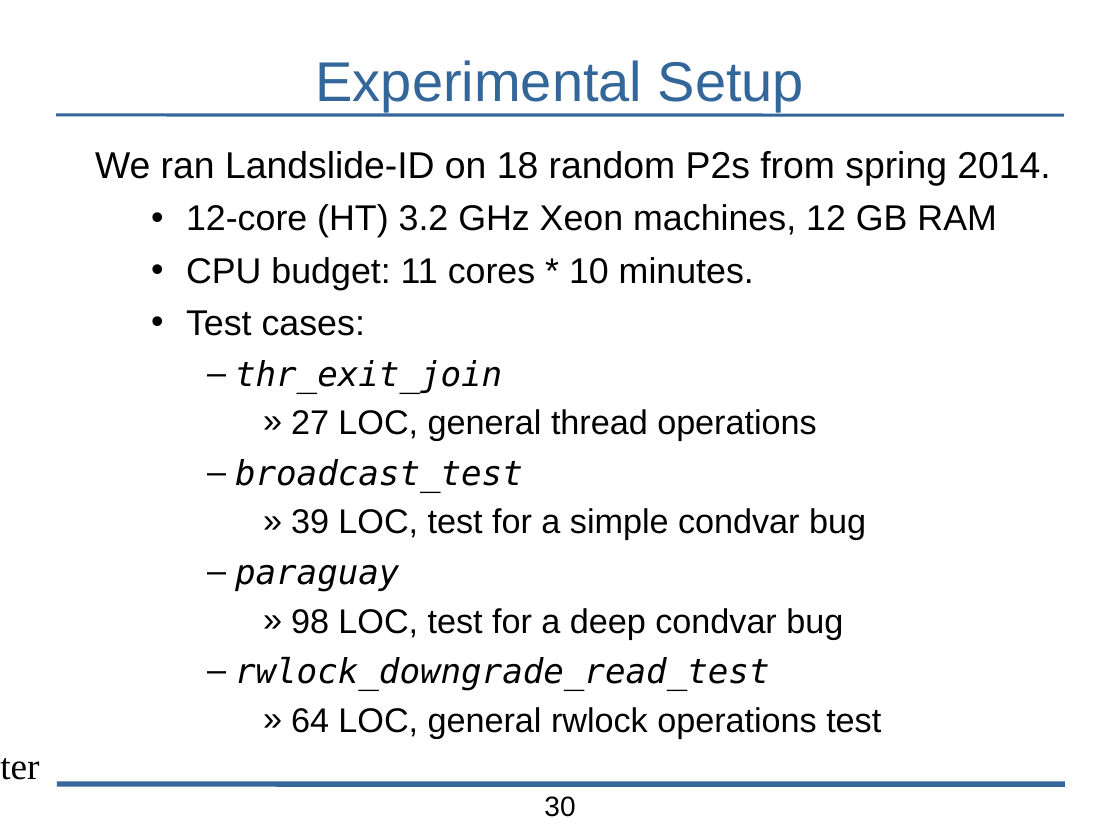
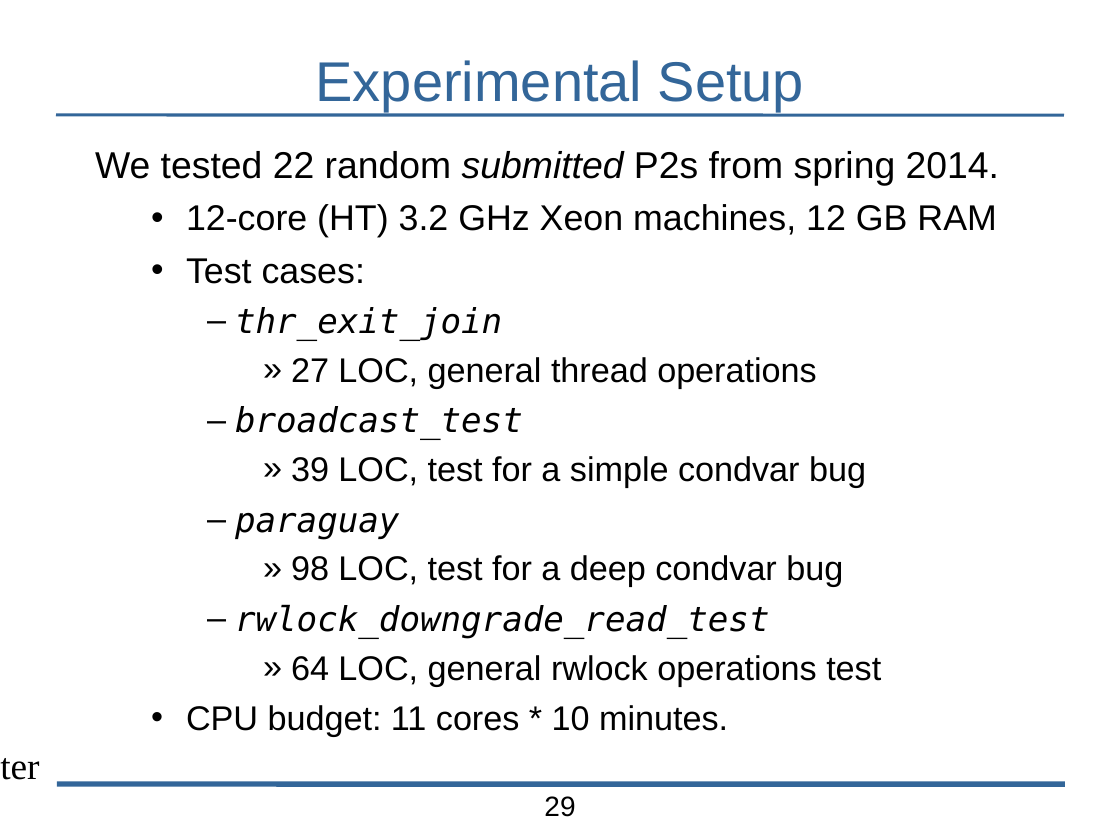
Before and after one commit to bblum/talks, a slide deck: slide 29 of pdl-retreat/2014/pdl-talk.odp (slide 30 before the commit). Drawn at 1120x840 pixels with LibreOffice and Linux fonts; fonts in the diff are those of the drawing; background and template pictures are left out. Boxes give left, top, right and bottom in pixels: in the first picture for what was removed or moved away, otherwise in the second. Text is boxed around its words. In the diff, an @@ line names an element or a change of style, - is before the commit and + after.

```diff
--- a/pdl-retreat/2014/pdl-talk.odp
+++ b/pdl-retreat/2014/pdl-talk.odp
@@ text at bbox=[95, 151, 999, 186]: text changed @@
-We ran Landslide-ID on 18 random P2s from spring 2014.
+We tested 22 random submitted P2s from spring 2014.
@@ text at bbox=[186, 257, 754, 290]: paragraph removed @@
-  • CPU budget: 11 cores * 10 minutes.
@@ text at bbox=[186, 705, 728, 737]: paragraph added @@
+  • CPU budget: 11 cores * 10 minutes.
@@ page number at bbox=[544, 796, 575, 817]: text changed @@
-30
+29
```
Also in this commit, not shown: 13 other slides changed, 6 slides added, 6 slides removed, 15 other files.
